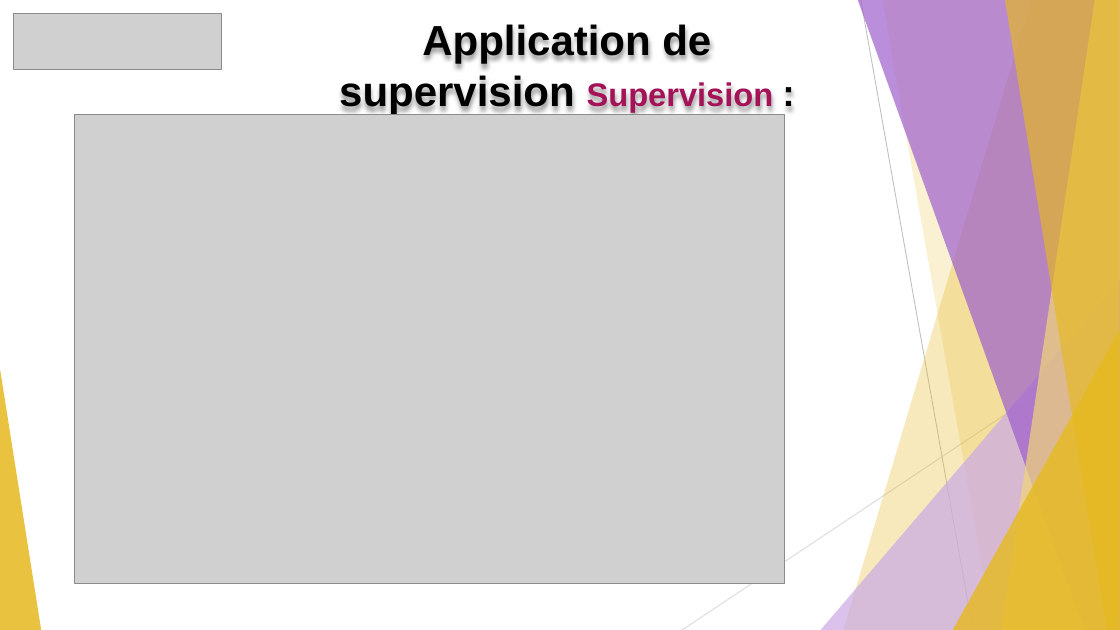
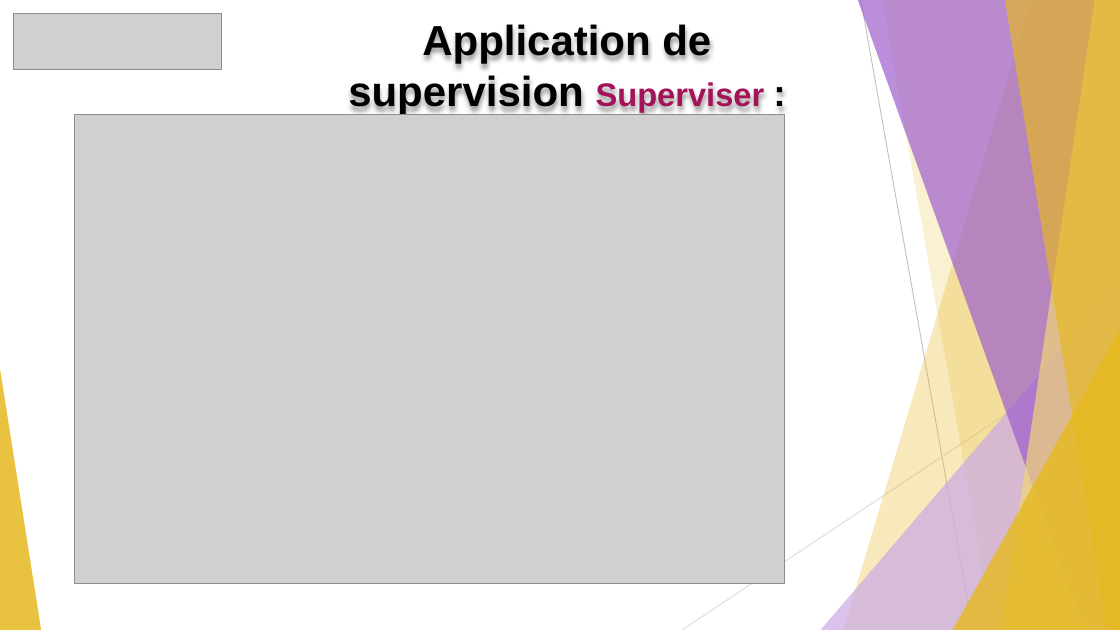
Before and after one commit to GuiguiMvn/Systeme-Escape-Game-Telethon, a slide deck: slide 10 of Nathan/Compte-rendus/REVUE-R2-GUIGAND-SFL6.pptx. Drawn at 1120x630 pixels with LibreOffice and Linux fonts; fonts in the diff are those of the drawing; grey boxes stand for pictures. Boxes give left, top, right and bottom in pixels: in the first picture for what was removed or moved away, otherwise in the second. Text is boxed around its words. In the diff, an @@ line names an element or a change of style, - is before the commit and + after.

```diff
--- a/Nathan/Compte-rendus/REVUE-R2-GUIGAND-SFL6.pptx
+++ b/Nathan/Compte-rendus/REVUE-R2-GUIGAND-SFL6.pptx
@@ text at [348, 22, 765, 114]: text changed @@
-Application de supervision Supervision :
+Application de supervision Superviser :
```
Also in this commit, not shown: 4 other slides changed, 1 slide added, 2 other files.
